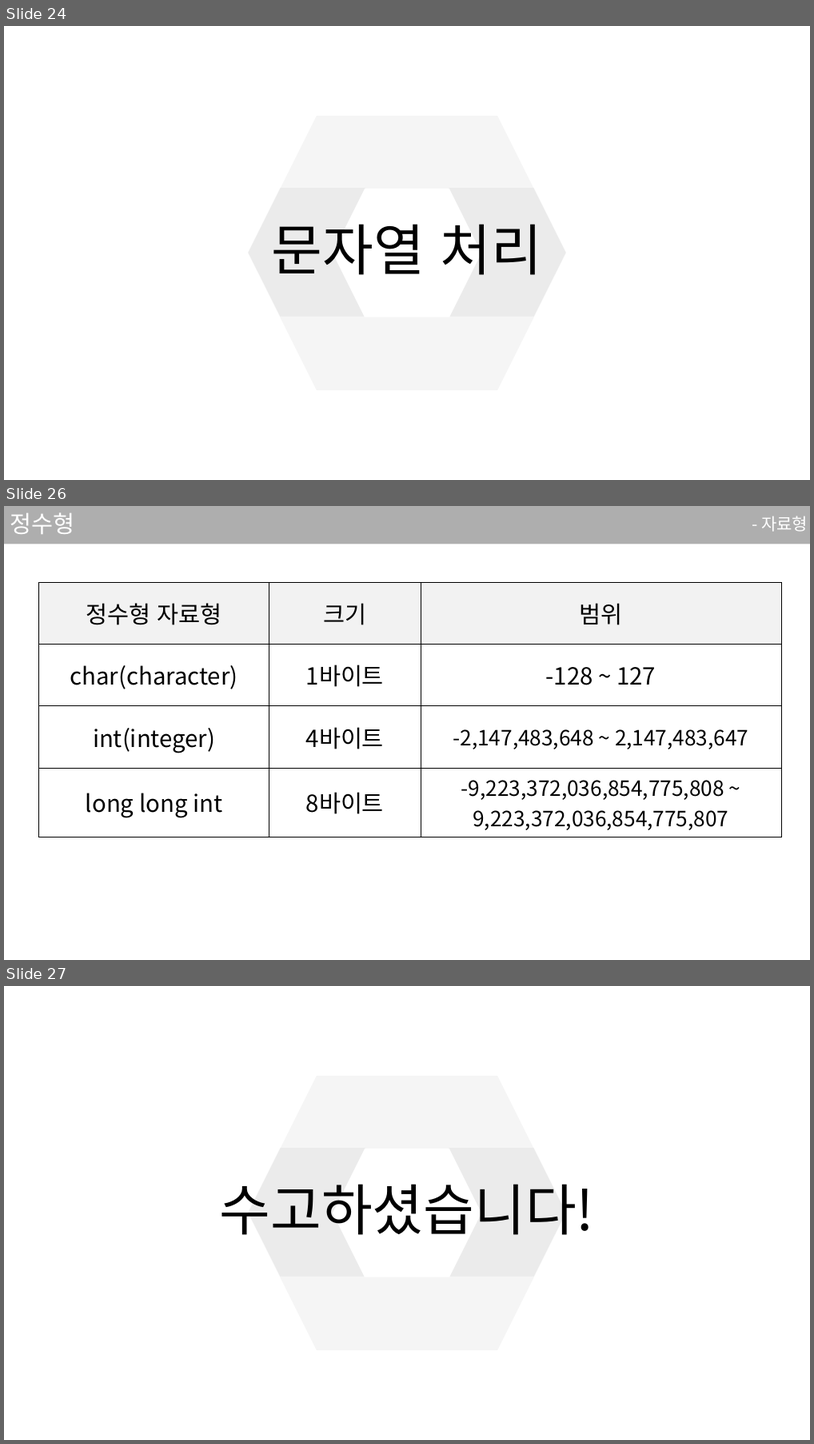
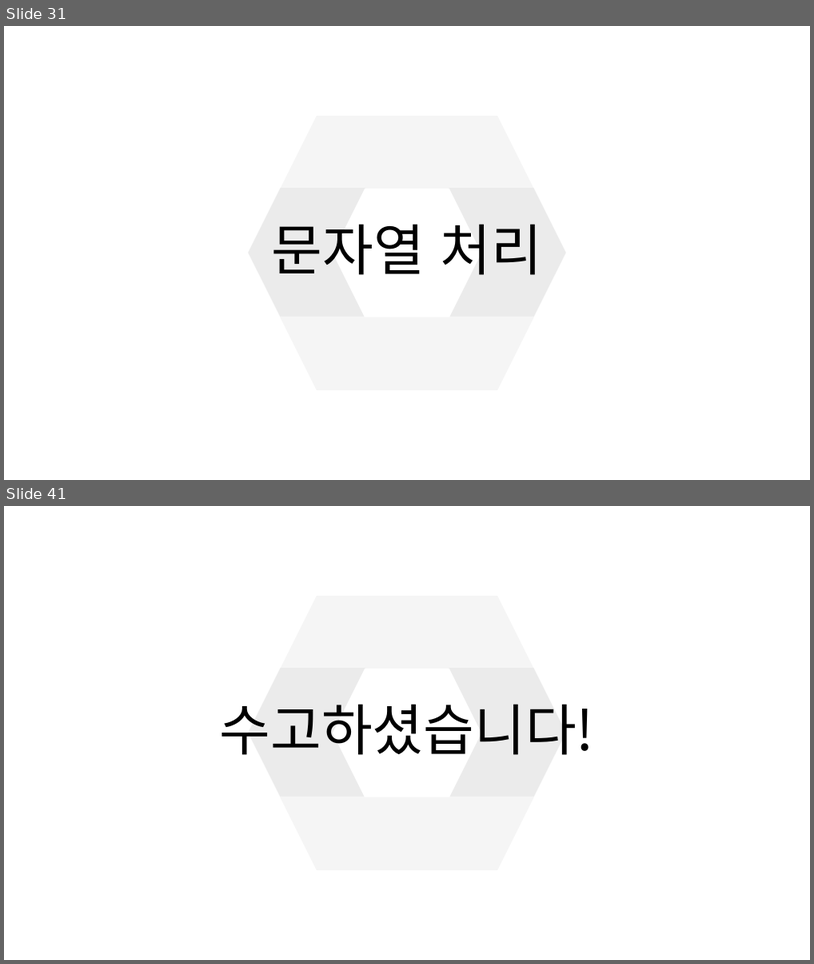
Before and after one commit to sjsjsj1246/EC_C_Language_Study, a slide deck: ppt/3강.pptx. Shown one above the other, each under a label of ours: slides 24, 26 and 27 before the commit, slides 31 and 41 after it; the slides between them are not shown. The pictures are 814x1444 and 814x964 pixels, drawn with LibreOffice and Linux fonts; fonts in the diff are those of the drawing. Boxes give left, top, right and bottom in pixels: in the first picture for what was removed or moved away, otherwise in the second. Text is boxed around its words. In the diff, an @@ line names an element or a change of style, - is before the commit and + after.

```diff
--- a/ppt/3강.pptx
+++ b/ppt/3강.pptx
@@ slide 26 removed at [4,506,810,960], background #FFFFFF @@
@@ rectangle removed at [4,506,810,544] @@
@@ title removed at [10,512,75,534] @@
-정수형
@@ text removed at [762,516,808,532] @@
-- 자료형
@@ table removed at [39,582,782,833], 4 rows, 3 columns @@
-정수형 자료형 | 크기 | 범위
-char(character) | 1바이트 | -128 ~ 127
-int(integer) | 4바이트 | -2,147,483,648 ~ 2,147,483,647
-long long int | 8바이트 | -9,223,372,036,854,775,808 ~ 9,223,372,036,854,775,807
@@ what was slide 24 is now slide 31 @@
@@ what was slide 27 is now slide 41 @@
```
Also in this commit, not shown: 9 slides changed, 16 slides added, 1 other slide removed, 2 other files.
